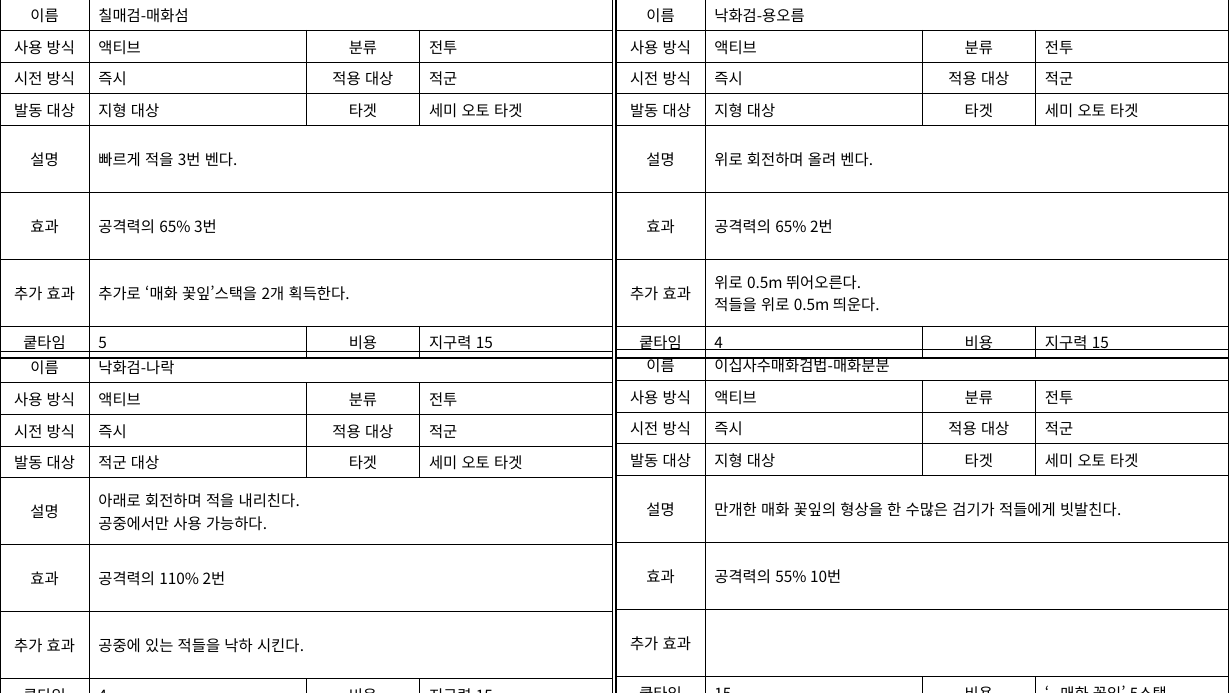
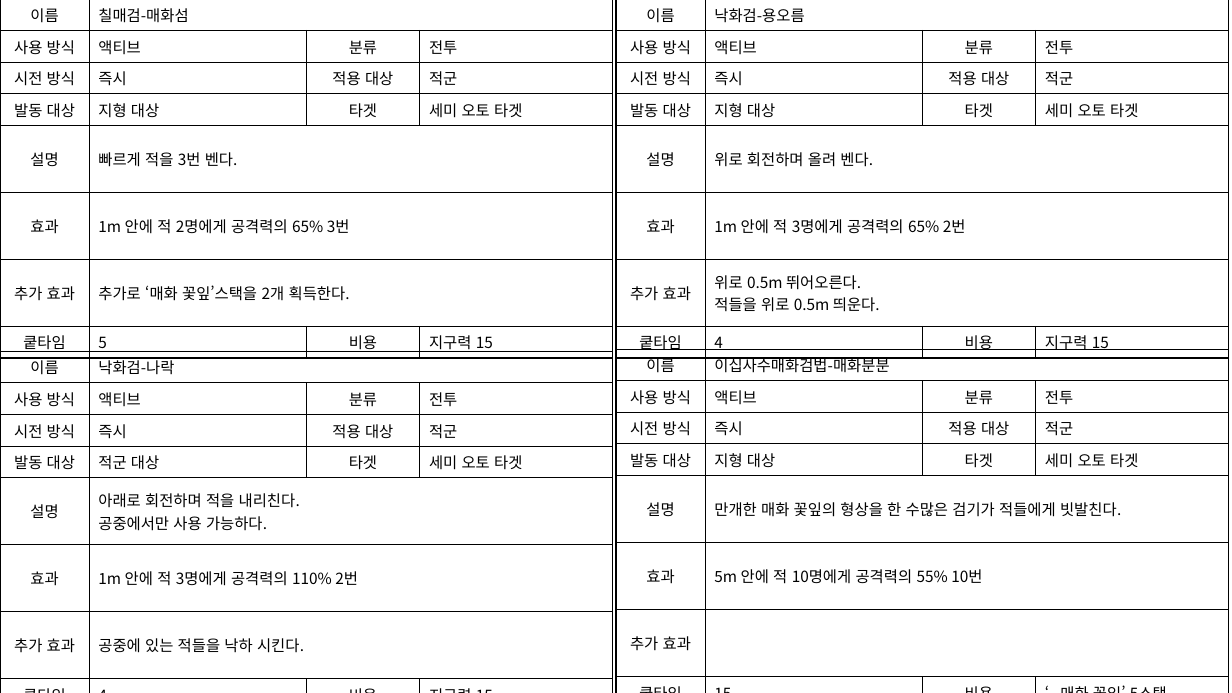
Before and after one commit to yjk0401/unityenginebasic_9th, a slide deck: slide 30 of 기획/방랑엽사전/스킬 기획서.pptx. Drawn at 1232x693 pixels with LibreOffice and Linux fonts; fonts in the diff are those of the drawing. Boxes give left, top, right and bottom in pixels: in the first picture for what was removed or moved away, otherwise in the second. Text is boxed around its words. In the diff, an @@ line names an element or a change of style, - is before the commit and + after.

```diff
--- a/기획/방랑엽사전/스킬 기획서.pptx
+++ b/기획/방랑엽사전/스킬 기획서.pptx
@@ table at <box>0,0,613,356</box> @@
-row 6, column 2: 공격력의 65% 3번
+row 6, column 2: 1m 안에 적 2명에게 공격력의 65% 3번
@@ table at <box>616,0,1229,354</box> @@
-row 6, column 2: 공격력의 65% 2번
+row 6, column 2: 1m 안에 적 3명에게 공격력의 65% 2번
@@ table at <box>0,351,613,693</box> @@
-row 6, column 2: 공격력의 110% 2번
+row 6, column 2: 1m 안에 적 3명에게 공격력의 110% 2번
@@ table at <box>616,349,1229,692</box> @@
-row 6, column 2: 공격력의 55% 10번
+row 6, column 2: 5m 안에 적 10명에게 공격력의 55% 10번
```
Also in this commit, not shown: 21 other slides changed, 7 other files.
